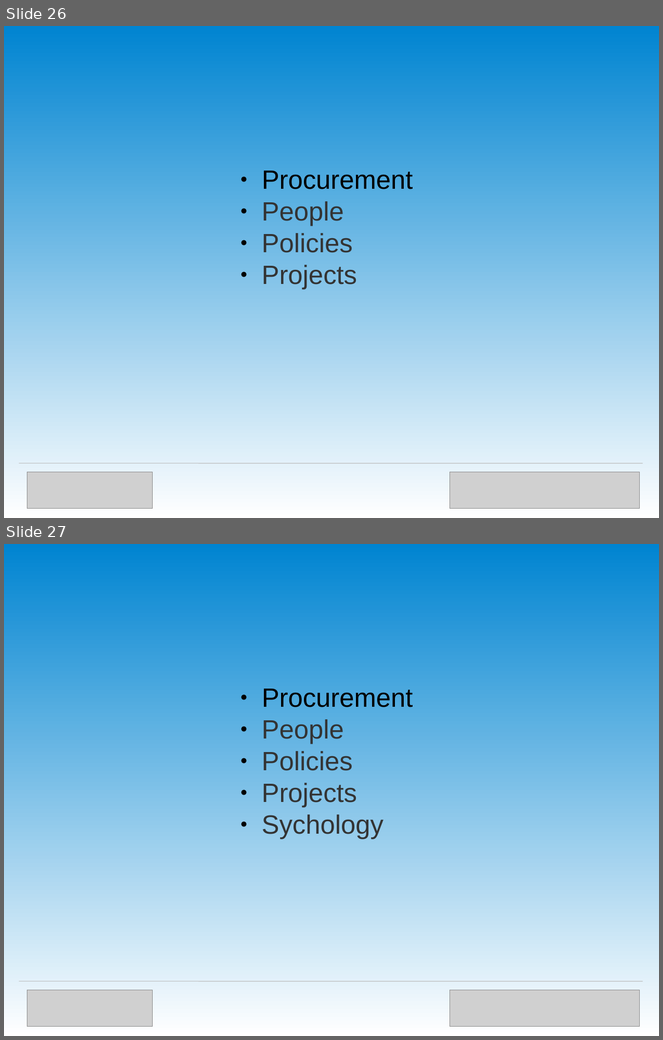
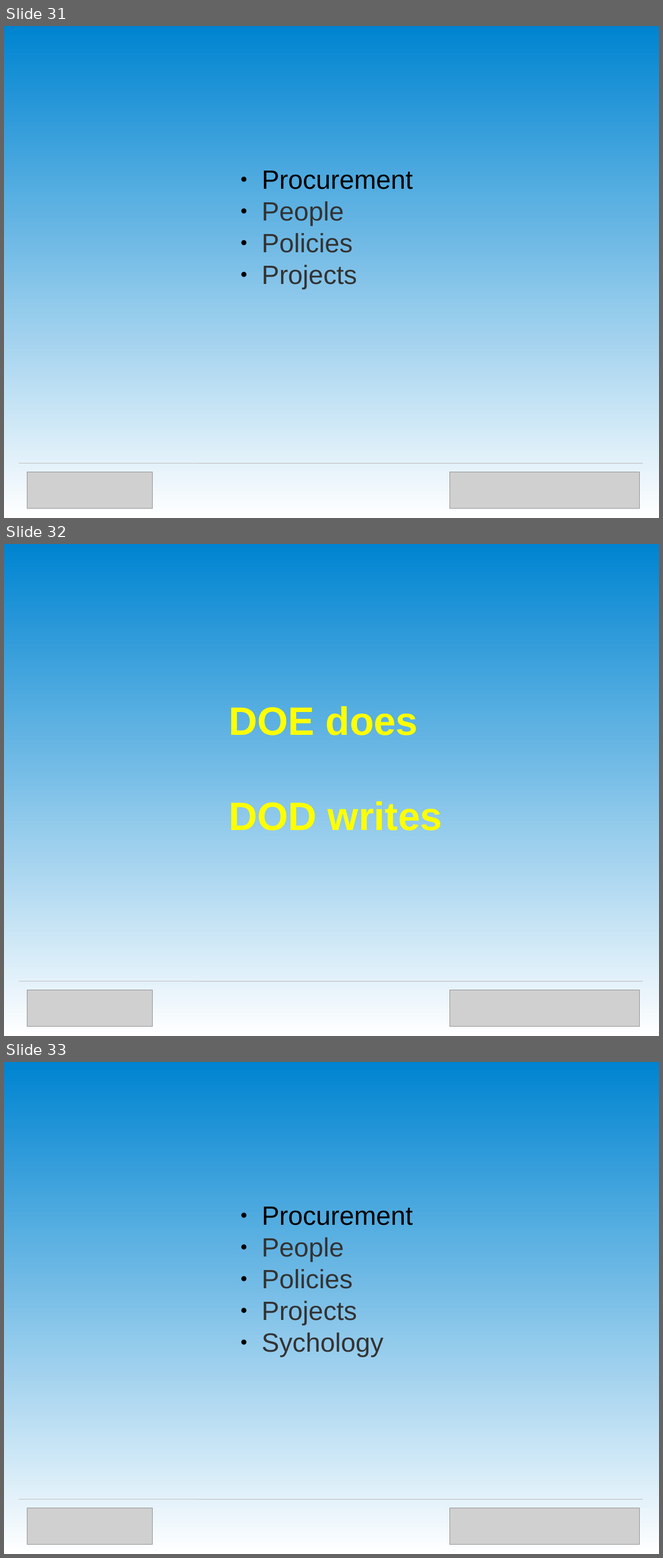
Before and after one commit to OpenTechStrategies/timelines, a slide deck: us-govt-open-source.odp. Shown one above the other, each under a label of ours: slides 26 and 27 before the commit, slides 31, 32 and 33 after it. The pictures are 663x1040 and 663x1558 pixels, drawn with LibreOffice and Linux fonts; fonts in the diff are those of the drawing; grey boxes stand for pictures. Boxes give left, top, right and bottom in pixels: in the first picture for what was removed or moved away, otherwise in the second. Text is boxed around its words. In the diff, an @@ line names an element or a change of style, - is before the commit and + after.

```diff
--- a/us-govt-open-source.odp
+++ b/us-govt-open-source.odp
@@ slide 32 added at [4,544,659,1036], background gradient #0084D1 to #FFFFFF @@
@@ text added at [229,706,442,831], 48 pt, text #FFFF00, bold @@
+DOE does
+DOD writes
@@ line added from (19, 981) to (643, 981), #C0C0C0 0.71 pt @@
@@ picture added at [27,990,153,1026] @@
@@ picture added at [450,990,639,1026] @@
@@ what was slide 26 is now slide 31 @@
@@ what was slide 27 is now slide 33 @@
```
Also in this commit, not shown: 7 other slides added, 2 slides removed, 2 other files.
